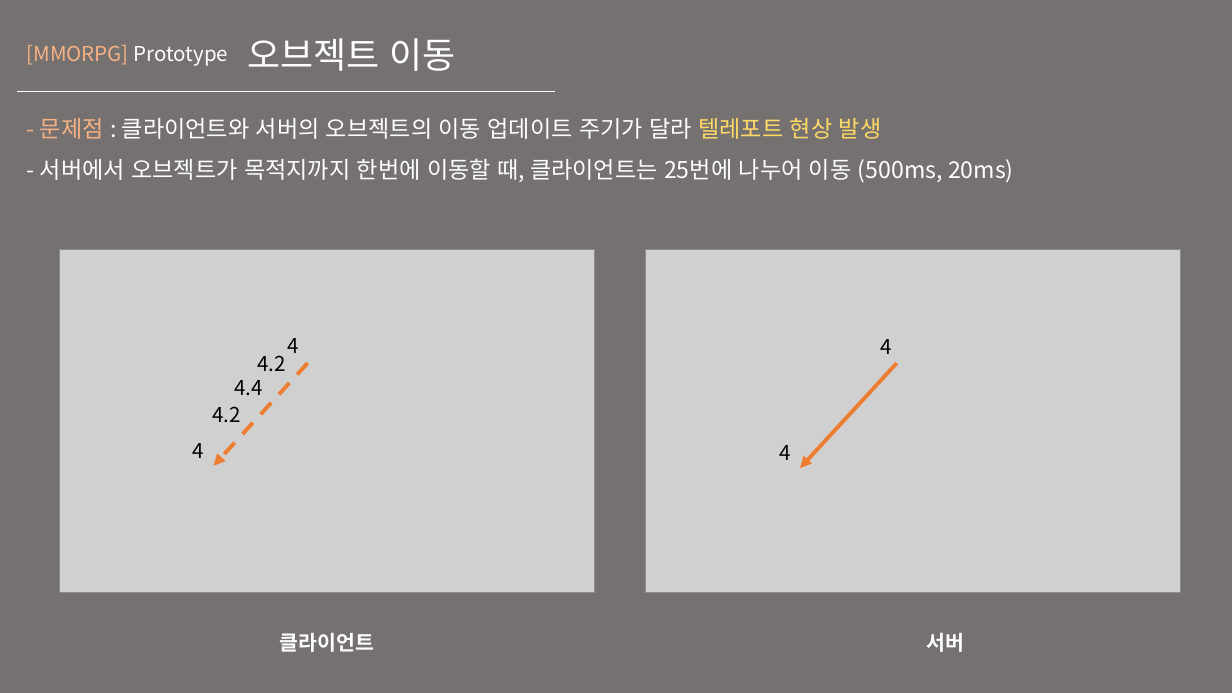
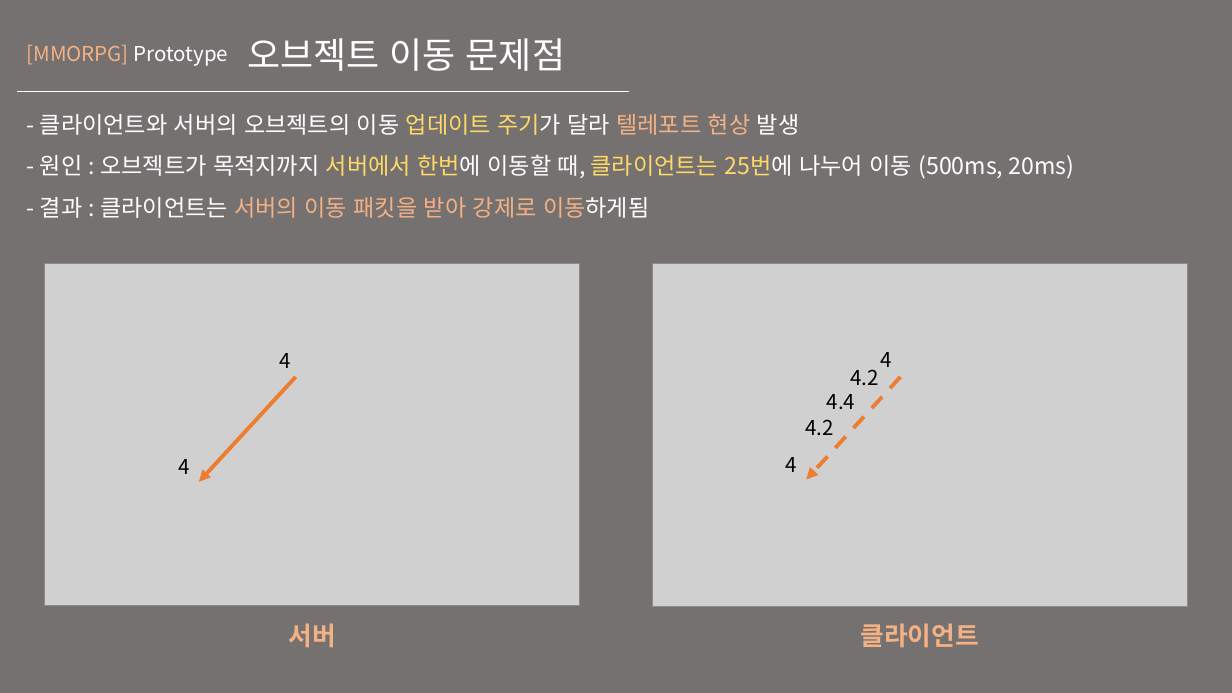
Before and after one commit to KU-t/1920-thesis, a slide deck: slide 44 of 취업지도/포트폴리오/포트폴리오 ver.12.pptx (slide 37 before the commit). Drawn at 1232x693 pixels with LibreOffice and Linux fonts; fonts in the diff are those of the drawing; grey boxes stand for pictures. Boxes give left, top, right and bottom in pixels: in the first picture for what was removed or moved away, otherwise in the second. Text is boxed around its words. In the diff, an @@ line names an element or a change of style, - is before the commit and + after.

```diff
--- a/취업지도/포트폴리오/포트폴리오 ver.12.pptx
+++ b/취업지도/포트폴리오/포트폴리오 ver.12.pptx
@@ title at <box>248,38,565,71</box>: text changed @@
-오브젝트 이동
+오브젝트 이동 문제점
@@ line moved from (555, 91) - (18, 91) to (629, 91) - (18, 91) @@
@@ text at <box>40,114,1075,218</box>: text changed @@
-- 문제점 : 클라이언트와 서버의 오브젝트의 이동 업데이트 주기가 달라 텔레포트 현상 발생
-- 서버에서 오브젝트가 목적지까지 한번에 이동할 때, 클라이언트는 25번에 나누어 이동 (500ms, 20ms)
+- 클라이언트와 서버의 오브젝트의 이동 업데이트 주기가 달라 텔레포트 현상 발생
+- 원인 : 오브젝트가 목적지까지 서버에서 한번에 이동할 때, 클라이언트는 25번에 나누어 이동 (500ms, 20ms)
+- 결과 : 클라이언트는 서버의 이동 패킷을 받아 강제로 이동하게됨
@@ 2 texts, 1 picture, 1 arrow: place and size @@
-2 texts, 1 picture, 1 arrow at <box>646,250,1181,592</box>
+2 texts, 1 picture, 1 arrow at <box>44,263,579,606</box>
@@ 3 texts, 1 picture, 1 arrow: place and size @@
-3 texts, 1 picture, 1 arrow at <box>59,250,594,592</box>
+3 texts, 1 picture, 1 arrow at <box>653,263,1188,606</box>
@@ text "4.2": place and size @@
-text "4.2" at <box>257,355,285,371</box>
+text "4.2" at <box>850,369,878,385</box>
@@ text "4": place and size @@
-text "4" at <box>193,443,204,458</box>
+text "4" at <box>786,457,797,472</box>
@@ text "서버" at <box>288,623,335,647</box>: size 16 to 20 pt, text colour #FFFFFF to #F4B183 @@
@@ text "서버": place and size @@
-text "서버" at <box>927,633,965,652</box>
+text "서버" at <box>288,623,335,647</box>
@@ text "클라이언트": place and size @@
-text "클라이언트" at <box>280,633,374,652</box>
+text "클라이언트" at <box>861,623,979,647</box>
@@ text "클라이언트" at <box>861,623,979,647</box>: size 16 to 20 pt, text colour #FFFFFF to #F4B183 @@
```
Also in this commit, not shown: 17 other slides changed, 6 slides added.
